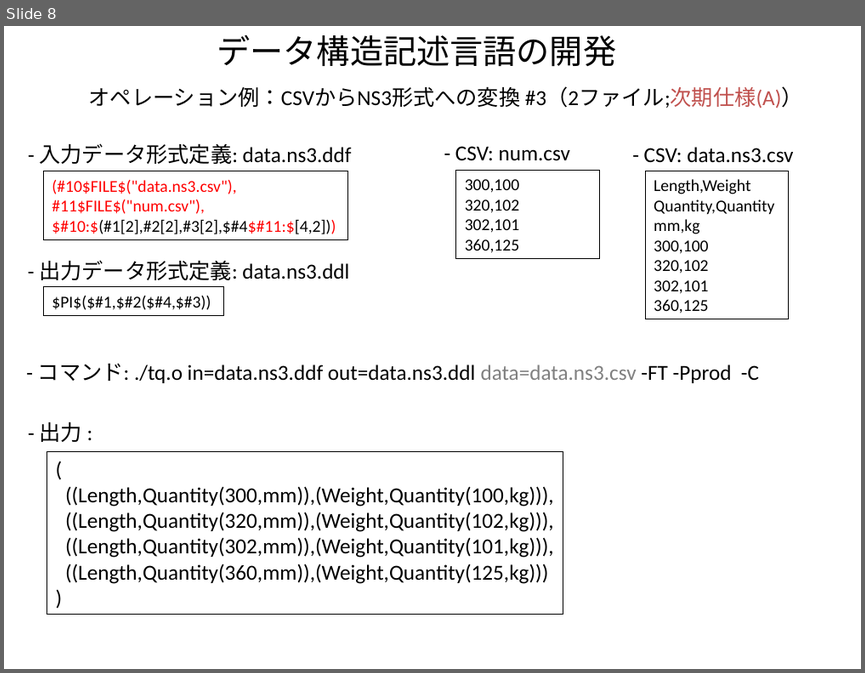
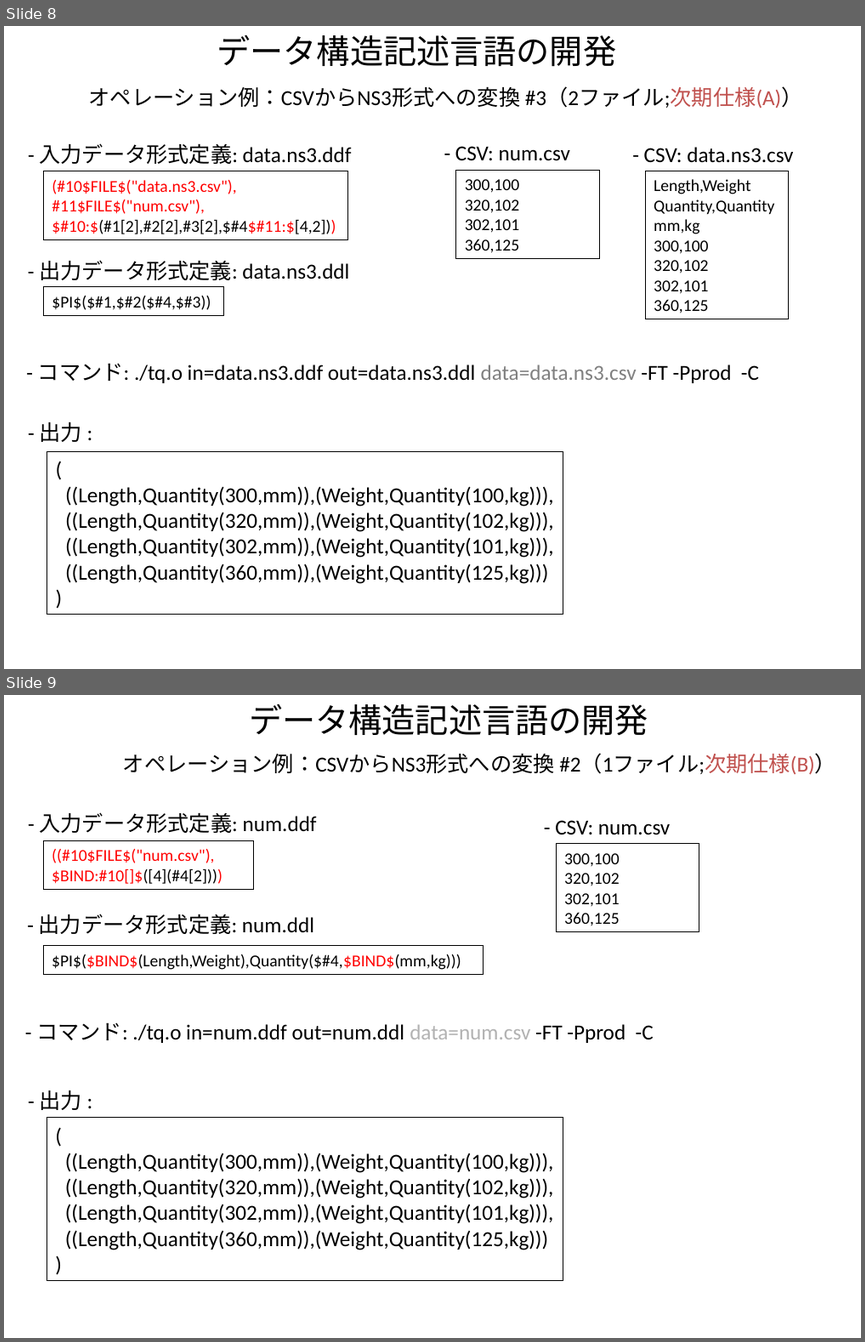
Before and after one commit to kouamano/RECURSIVE-SYSTEM, a slide deck: Document/tq_op_example.odp. Shown one above the other, each under a label of ours: slide 8 before the commit, slides 8 and 9 after it. The pictures are 865x673 and 865x1342 pixels, drawn with LibreOffice and Linux fonts; fonts in the diff are those of the drawing. Boxes give left, top, right and bottom in pixels: in the first picture for what was removed or moved away, otherwise in the second. Text is boxed around its words. In the diff, an @@ line names an element or a change of style, - is before the commit and + after.

```diff
--- a/Document/tq_op_example.odp
+++ b/Document/tq_op_example.odp
@@ slide 9 added at bbox=[4, 695, 861, 1338], background #FFFFFF @@
@@ text added at bbox=[249, 703, 648, 736], 28 pt, text #000000 @@
+データ構造記述言語の開発
@@ text added at bbox=[123, 753, 836, 775], 18 pt, text #000000 @@
+オペレーション例：CSVからNS3形式への変換 #2（1ファイル;次期仕様(B)）
@@ text added at bbox=[39, 812, 317, 833], 18 pt, text #000000 @@
+- 入力データ形式定義: num.ddf
@@ text added at bbox=[555, 820, 670, 835], 18 pt, text #000000 @@
+- CSV: num.csv
@@ rectangle added at bbox=[43, 840, 253, 890], outline #000000 0 pt, 14 pt, text #FF0000 @@
+((#10$FILE$("num.csv"),
+$BIND:#10[]$([4](#4[2])))
@@ rectangle added at bbox=[556, 843, 698, 931], outline #000000 0 pt, 14 pt, text #000000 @@
+300,100
+320,102
+302,101
+360,125
@@ text added at bbox=[39, 913, 314, 934], 18 pt, text #000000 @@
+- 出力データ形式定義: num.ddl
@@ rectangle added at bbox=[43, 945, 483, 974], outline #000000 0 pt, 14 pt, text #000000 @@
+$PI$($BIND$(Length,Weight),Quantity($#4,$BIND$(mm,kg)))
@@ text added at bbox=[36, 1022, 653, 1043], 18 pt, text #000000 @@
+- コマンド: ./tq.o in=num.ddf out=num.ddl data=num.csv -FT -Pprod -C
@@ text added at bbox=[40, 1090, 82, 1110], 18 pt, text #000000 @@
+- 出力 :
@@ rectangle added at bbox=[46, 1117, 562, 1280], outline #000000 0 pt, 18 pt, text #000000 @@
+(
+((Length,Quantity(300,mm)),(Weight,Quantity(100,kg))),
+((Length,Quantity(320,mm)),(Weight,Quantity(102,kg))),
+((Length,Quantity(302,mm)),(Weight,Quantity(101,kg))),
+((Length,Quantity(360,mm)),(Weight,Quantity(125,kg)))
+)
```
Also in this commit, not shown: 2 slides changed, 1 other slide added.
